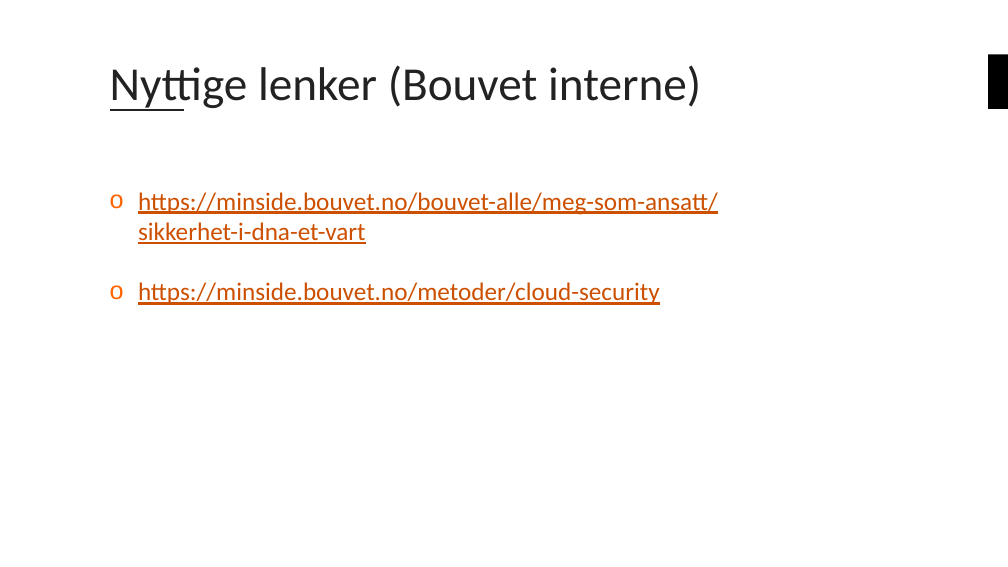
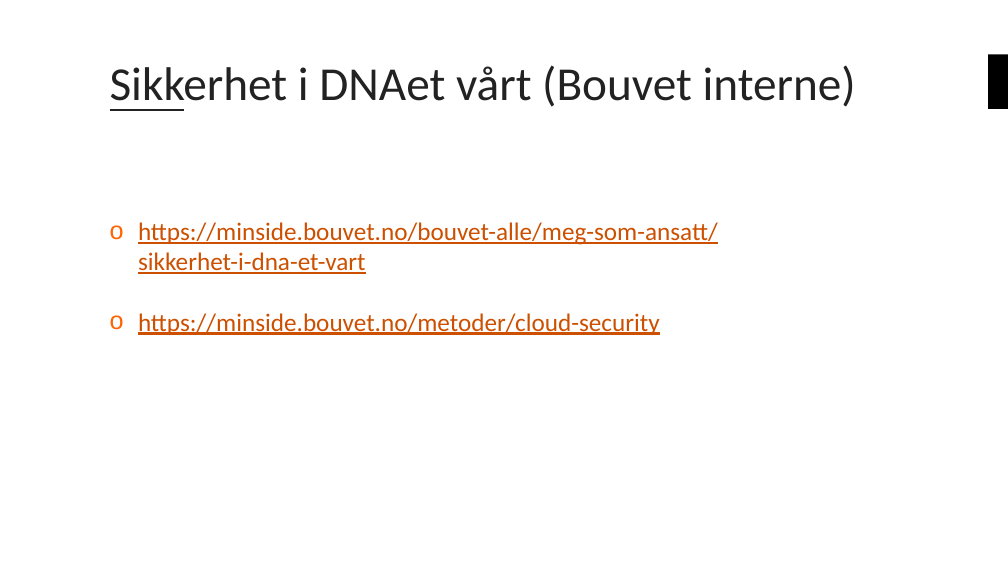
Before and after one commit to bouvet/azure-workshops, a slide deck: slide 5 of Workshop_3/Presentasjon/Azureskolen-Workshop#3.pptx (slide 9 before the commit). Drawn at 1008x567 pixels with LibreOffice and Linux fonts; fonts in the diff are those of the drawing; background and template pictures are left out. Boxes give left, top, right and bottom in pixels: in the first picture for what was removed or moved away, otherwise in the second. Text is boxed around its words. In the diff, an @@ line names an element or a change of style, - is before the commit and + after.

```diff
--- a/Workshop_3/Presentasjon/Azureskolen-Workshop#3.pptx
+++ b/Workshop_3/Presentasjon/Azureskolen-Workshop#3.pptx
@@ title at (x1=110, y1=65, x2=856, y2=111): text changed @@
-Nyttige lenker (Bouvet interne)
+Sikkerhet i DNAet vårt (Bouvet interne)
@@ text "https://minside.bouvet.no/bouvet-alle/meg-som-ansatt/sikkerh ..." moved from (x1=138, y1=192, x2=718, y2=305) to (x1=138, y1=222, x2=718, y2=335) @@
```
Also in this commit, not shown: 7 other slides changed, 7 slides added, 3 other files.
